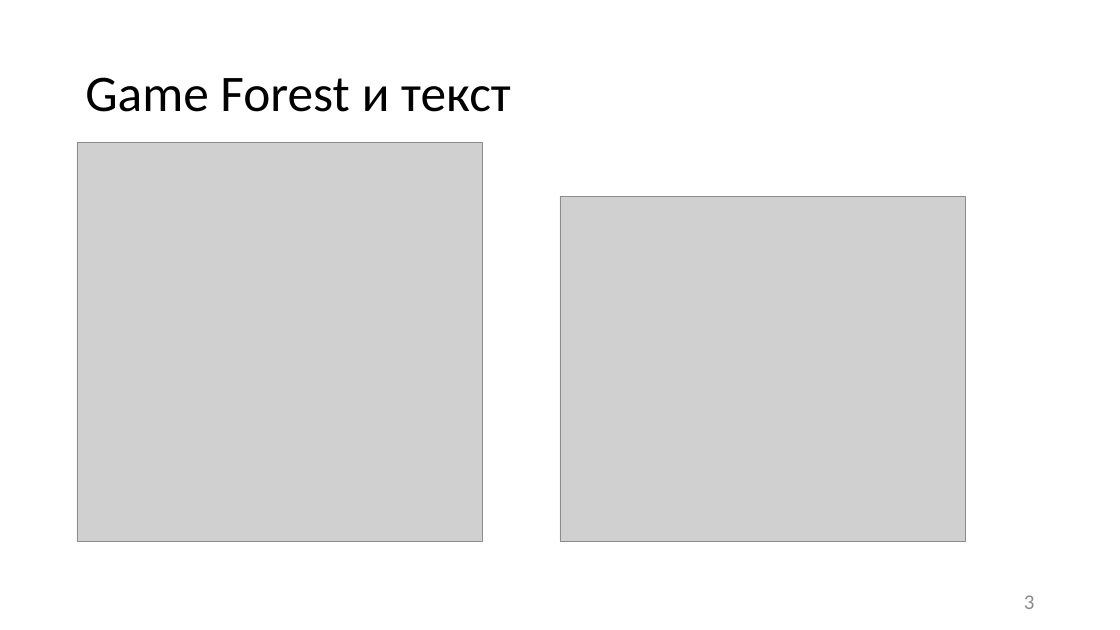
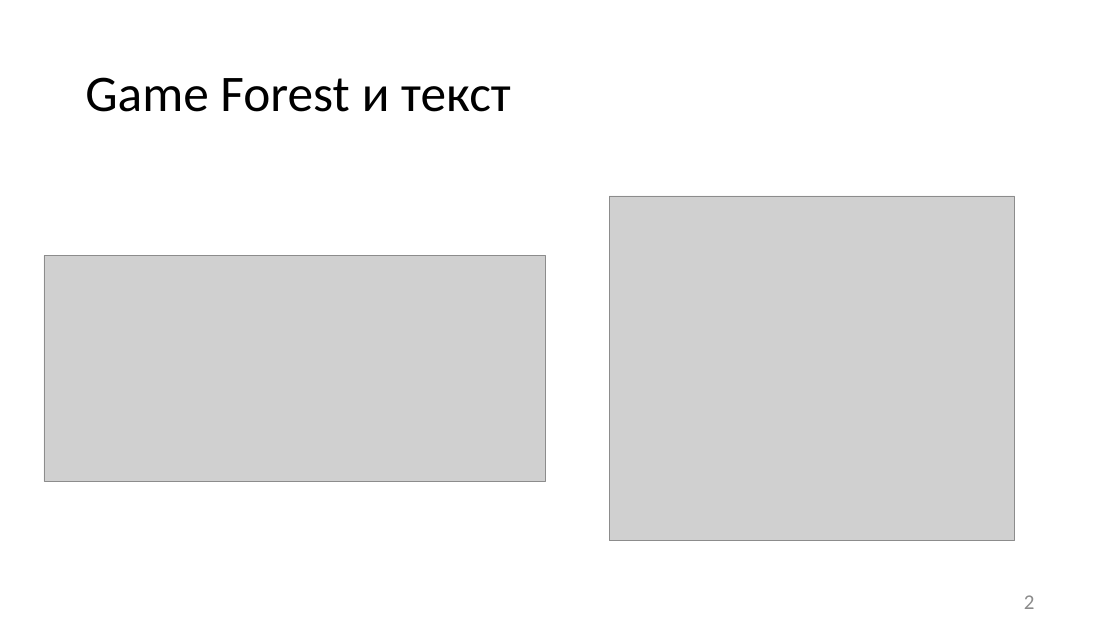
Before and after one commit to kutselabskii/diploma, a slide deck: slide 2 of Презентация.pptx (slide 3 before the commit). Drawn at 1120x630 pixels with LibreOffice and Linux fonts; fonts in the diff are those of the drawing; grey boxes stand for pictures. Boxes give left, top, right and bottom in pixels: in the first picture for what was removed or moved away, otherwise in the second. Text is boxed around its words. In the diff, an @@ line names an element or a change of style, - is before the commit and + after.

```diff
--- a/Презентация.pptx
+++ b/Презентация.pptx
@@ picture removed at (77, 142, 483, 542) @@
@@ picture: place and size @@
-picture at (560, 197, 966, 542)
+picture at (609, 196, 1015, 541)
@@ picture added at (44, 255, 545, 481) @@
@@ page number at (1024, 595, 1035, 609): text changed @@
-3
+2
```
Also in this commit, not shown: 7 other slides changed, 2 slides added, 14 other files.
